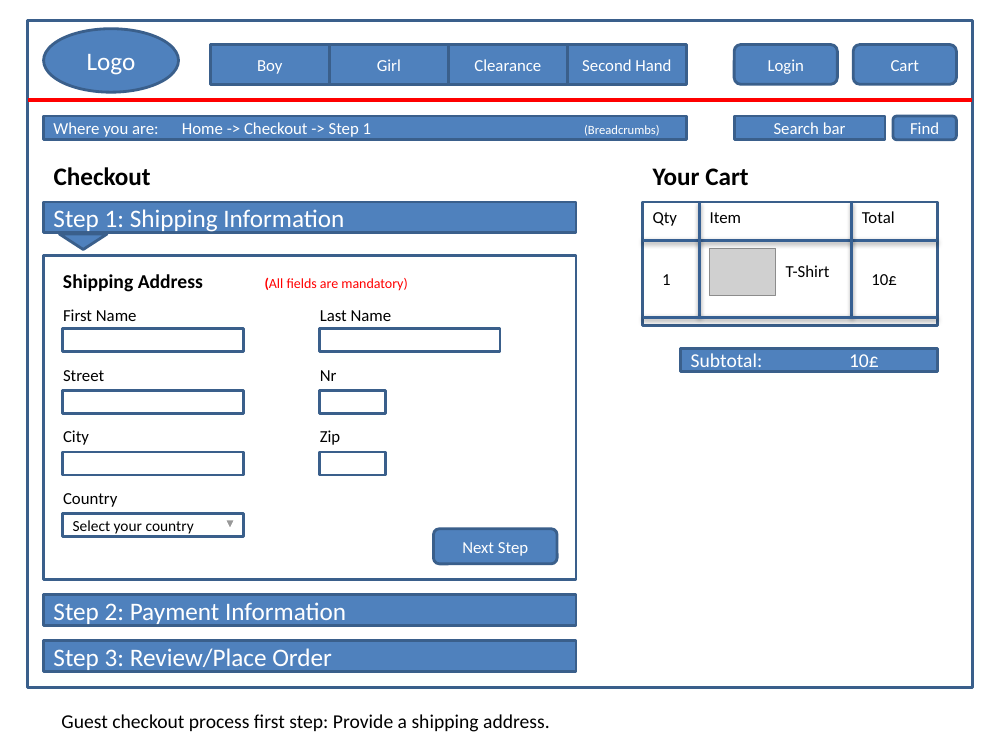
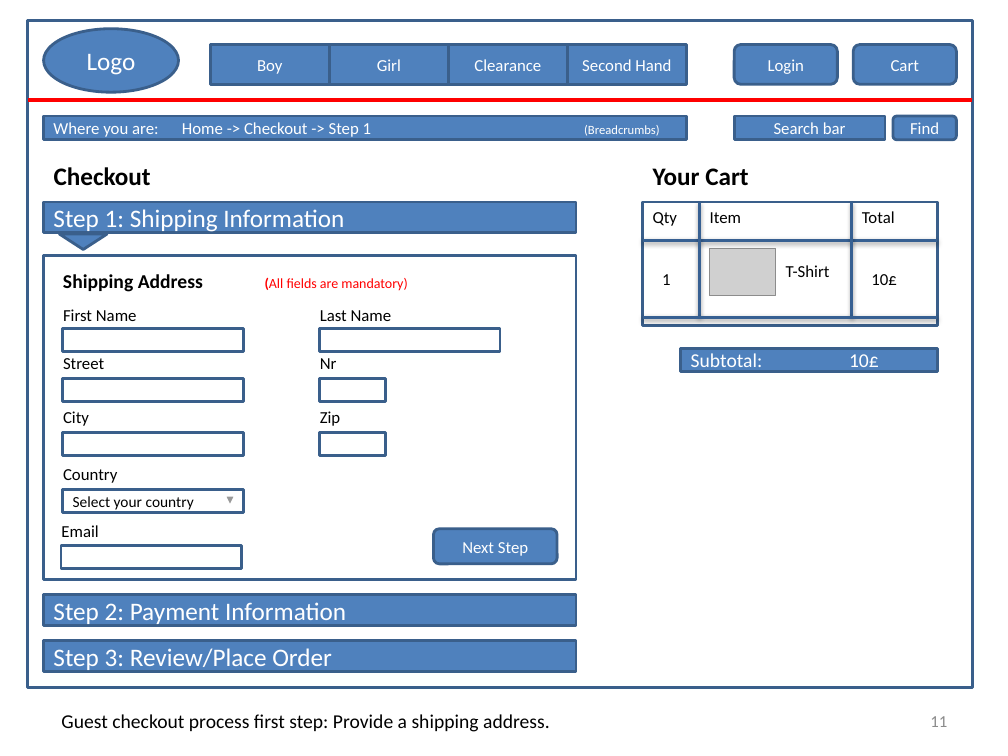
Before and after one commit to joanawelti/Human-Computer-Interaction-Project-AGIJ, a slide deck: slide 11 of Prototype/HCI_Prototype_2.pptx (slide 10 before the commit). Drawn at 1008x756 pixels with LibreOffice and Linux fonts; fonts in the diff are those of the drawing; grey boxes stand for pictures. Boxes give left, top, right and bottom in pixels: in the first picture for what was removed or moved away, otherwise in the second. Text is boxed around its words. In the diff, an @@ line names an element or a change of style, - is before the commit and + after.

```diff
--- a/Prototype/HCI_Prototype_2.pptx
+++ b/Prototype/HCI_Prototype_2.pptx
@@ 2 texts, 2 rectangles: place and size @@
-2 texts, 2 rectangles at box(62, 370, 386, 413)
+2 texts, 2 rectangles at box(62, 358, 386, 402)
@@ 2 texts, 2 rectangles: place and size @@
-2 texts, 2 rectangles at box(62, 430, 386, 475)
+2 texts, 2 rectangles at box(62, 411, 386, 456)
@@ 1 rectangle, 1 text, 1 action button forward next: place and size @@
-1 rectangle, 1 text, 1 action button forward next at box(62, 493, 243, 537)
+1 rectangle, 1 text, 1 action button forward next at box(62, 469, 243, 513)
@@ text added at box(61, 525, 98, 537), 12 pt, text #000000 @@
+Email
@@ rectangle added at box(61, 545, 242, 569), fill #FFFFFF, outline #3A5F8C 2 pt @@
@@ page number added at box(930, 716, 947, 727), 12 pt, text #8C8C8C @@
+11
```
Also in this commit, not shown: 12 other slides changed, 2 slides added, 1 slide removed, 2 other files.
